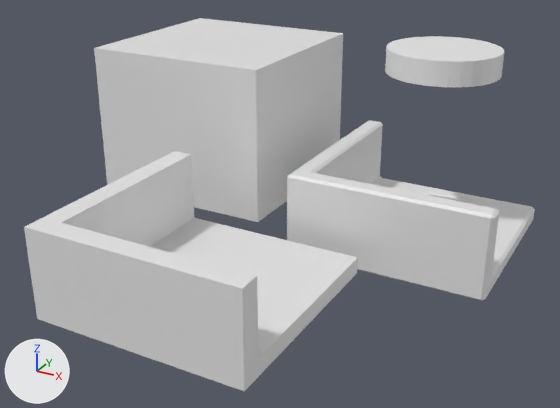
An edit to the Blender file jig/TokenJig.blend, drawn before and after from the same camera.
Before and after are seen from a camera (50 mm lens) standing at (57.2, -177.2, 69.1) and looking at (-25.2, -27.4, -5.8). The lights are fixed; the arrows at lower left show +X, +Y and +Z.
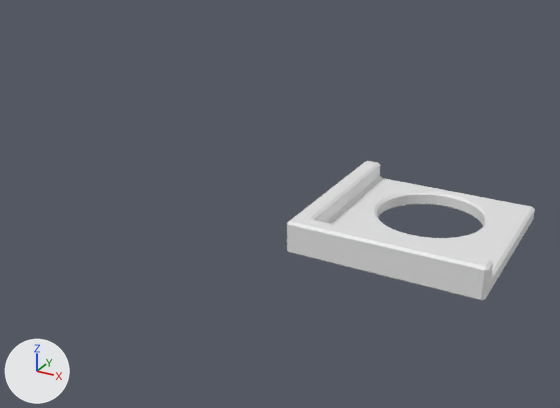
Changed parts and their boxes (x1, y1, x2, y2) in the pictures (560 x 408 px; the box of a moved part takes in the faces that stretch with it):
'Cube.002', hidden
    before: (24, 151, 358, 391)
'Cube.001', hidden
    before: (94, 18, 343, 222)
'Cube', reshaped (23% shorter)
    before: (287, 120, 535, 301)
    after: (287, 161, 535, 301)
'Cylinder', hidden
    before: (385, 36, 504, 87)
part 1 of me_cube, moved or reshaped
    before: (287, 120, 535, 278)
    after: (287, 161, 535, 278)

The change, as a diff of the scene's bpy script:
```diff
--- a/jig/TokenJig.blend.py
+++ b/jig/TokenJig.blend.py
@@ me_cube @@
 me_cube.from_pydata(...)  # 234 vertices, 176 faces; spans x -1.0..1.0, y -1.0..1.0, z -1.0..0.05
 # used by ob_cube; location = (0.0, 0.0, 0.0); scale = (25.0, 25.0, 20.0)
+# me_cube part 1: all 18 vertices in x -1.0..1.0, y -1.0..1.0, z 0.02..0.05 are moved by (0.0, 0.0, -0.62)
 me_cube.materials.append(mat_material)
@@ ob_cube_001 @@
 ob_cube_001.scale = (25.0, 25.0, 20.0)
+ob_cube_001.hide_set(True)  # its collection is switched off
@@ ob_cylinder @@
 ob_cylinder.scale = (14.1, 14.1, 3.0)
+ob_cylinder.hide_set(True)  # its collection is switched off
@@ ob_cube_002 @@
 ob_cube_002.scale = (25.0, 25.0, 20.0)
+ob_cube_002.hide_set(True)  # its collection is switched off
```
